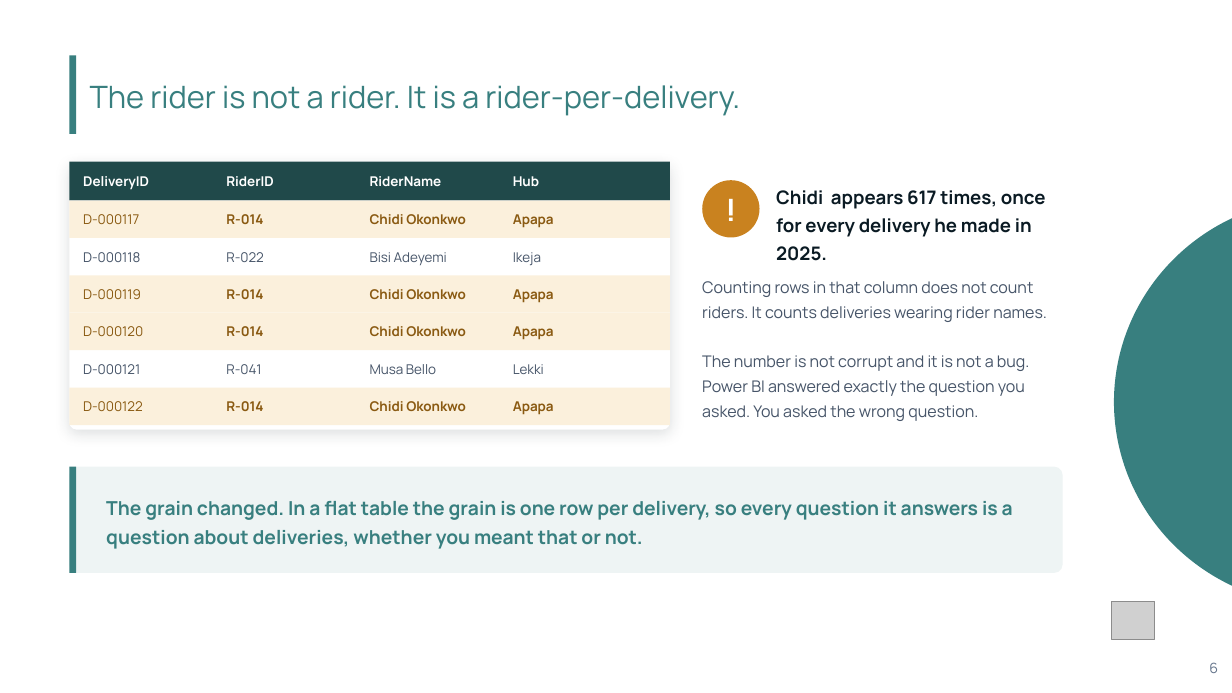
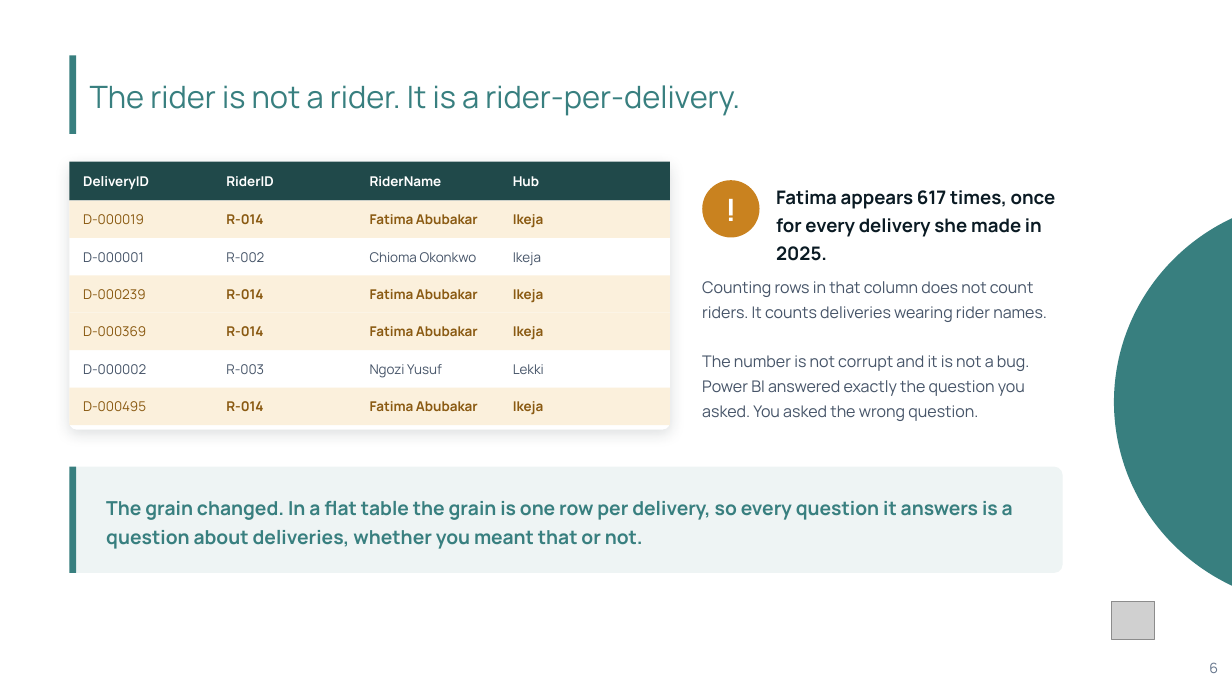
Before and after one commit to Publica-AI/academy-data-analysis-course, a slide deck: slide 6 of Module_07/Slides/7.2_Data Modelling and Relationships.pptx. Drawn at 1232x693 pixels with LibreOffice and Linux fonts; fonts in the diff are those of the drawing; grey boxes stand for pictures; background and template pictures are left out. Boxes give left, top, right and bottom in pixels: in the first picture for what was removed or moved away, otherwise in the second. Text is boxed around its words. In the diff, an @@ line names an element or a change of style, - is before the commit and + after.

Commit message:
Edited

```diff
--- a/Module_07/Slides/7.2_Data Modelling and Relationships.pptx
+++ b/Module_07/Slides/7.2_Data Modelling and Relationships.pptx
@@ text at (776,190,1056,261): text changed @@
-Chidi appears 617 times, once for every delivery he made in 2025.
+Fatima appears 617 times, once for every delivery she made in 2025.
@@ text at (83,214,144,224): text changed @@
-D-000117
+D-000019
@@ text at (370,214,478,224): text changed @@
-Chidi Okonkwo
+Fatima Abubakar
@@ text at (513,214,543,228): text changed @@
-Apapa
+Ikeja
@@ text at (83,252,144,262): text changed @@
-D-000118
+D-000001
@@ text at (226,252,264,262): text changed @@
-R-022
+R-002
@@ text at (370,252,477,262): text changed @@
-Bisi Adeyemi
+Chioma Okonkwo
@@ text at (83,289,145,299): text changed @@
-D-000119
+D-000239
@@ text at (370,289,478,299): text changed @@
-Chidi Okonkwo
+Fatima Abubakar
@@ text at (513,289,543,303): text changed @@
-Apapa
+Ikeja
@@ text at (83,326,146,336): text changed @@
-D-000120
+D-000369
@@ text at (370,326,478,336): text changed @@
-Chidi Okonkwo
+Fatima Abubakar
@@ text at (513,326,543,340): text changed @@
-Apapa
+Ikeja
@@ text at (83,364,146,374): text changed @@
-D-000121
+D-000002
@@ text at (226,364,264,374): text changed @@
-R-041
+R-003
@@ text at (370,364,442,378): text changed @@
-Musa Bello
+Ngozi Yusuf
@@ text at (83,401,146,411): text changed @@
-D-000122
+D-000495
@@ text at (370,401,478,411): text changed @@
-Chidi Okonkwo
+Fatima Abubakar
@@ text at (513,401,543,415): text changed @@
-Apapa
+Ikeja
```
Also in this commit, not shown: 1 other slide changed.
